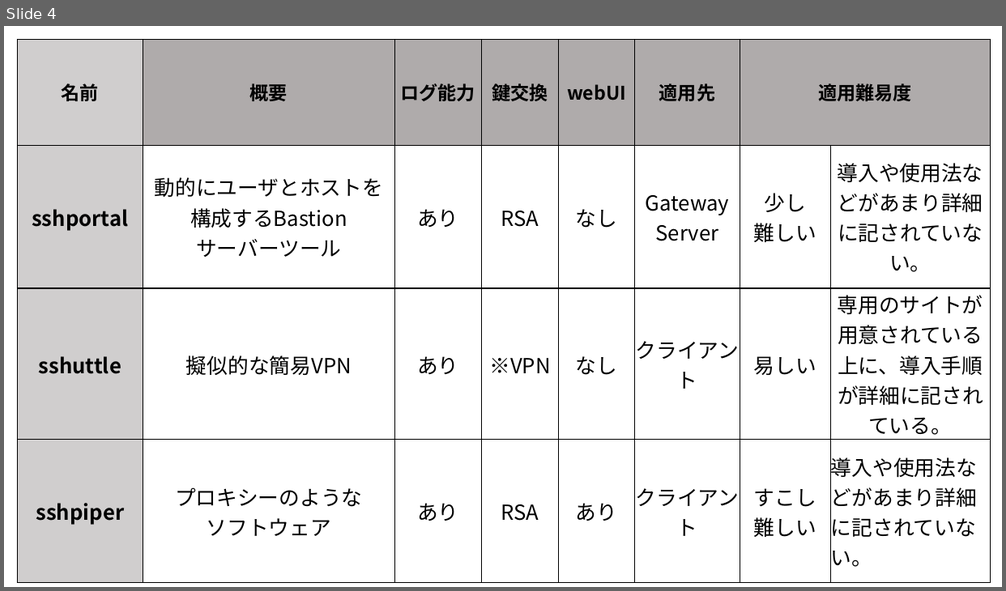
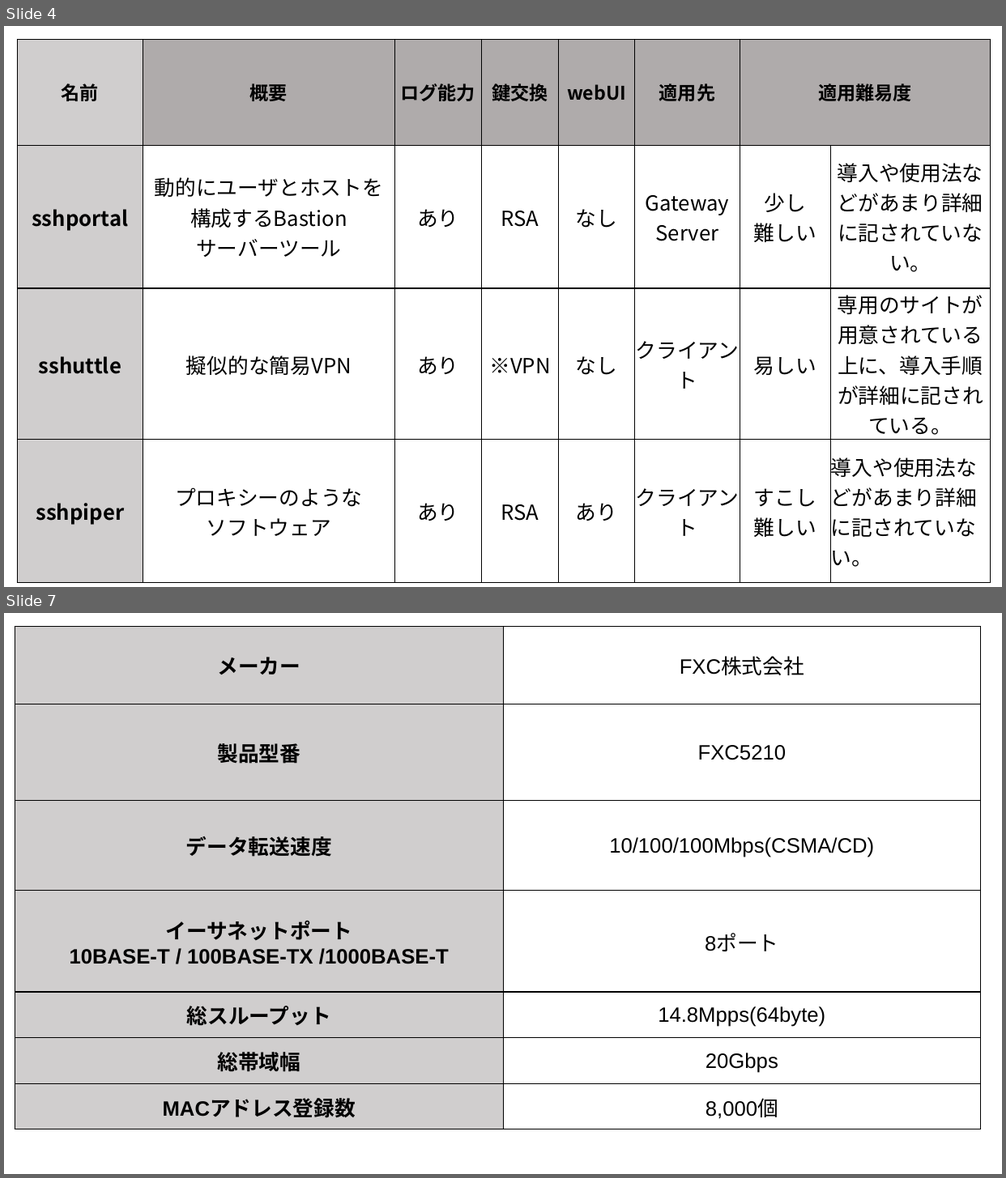
Before and after one commit to Alice-to-Bob/Graduate_School, a slide deck: SUBTHEME/graphs/telework_list.pptx. Shown one above the other, each under a label of ours: slide 4 before the commit, slides 4 and 7 after it; the slides between them are not shown. The pictures are 1006x591 and 1006x1178 pixels, drawn with LibreOffice and Linux fonts; fonts in the diff are those of the drawing. Boxes give left, top, right and bottom in pixels: in the first picture for what was removed or moved away, otherwise in the second. Text is boxed around its words. In the diff, an @@ line names an element or a change of style, - is before the commit and + after.

```diff
--- a/SUBTHEME/graphs/telework_list.pptx
+++ b/SUBTHEME/graphs/telework_list.pptx
@@ slide 7 added at [4,613,1002,1174], background #FFFFFF @@
@@ table added at [15,626,980,1130], 7 rows, 2 columns @@
+メーカー | FXC株式会社
+製品型番 | FXC5210
+データ転送速度 | 10/100/100Mbps(CSMA/CD)
+イーサネットポート 10BASE-T / 100BASE-TX /1000BASE-T | 8ポート
+総スループット | 14.8Mpps(64byte)
+総帯域幅 | 20Gbps
+MACアドレス登録数 | 8,000個
```
Also in this commit, not shown: 1 slide changed, 1 other slide added, 11 other files.
